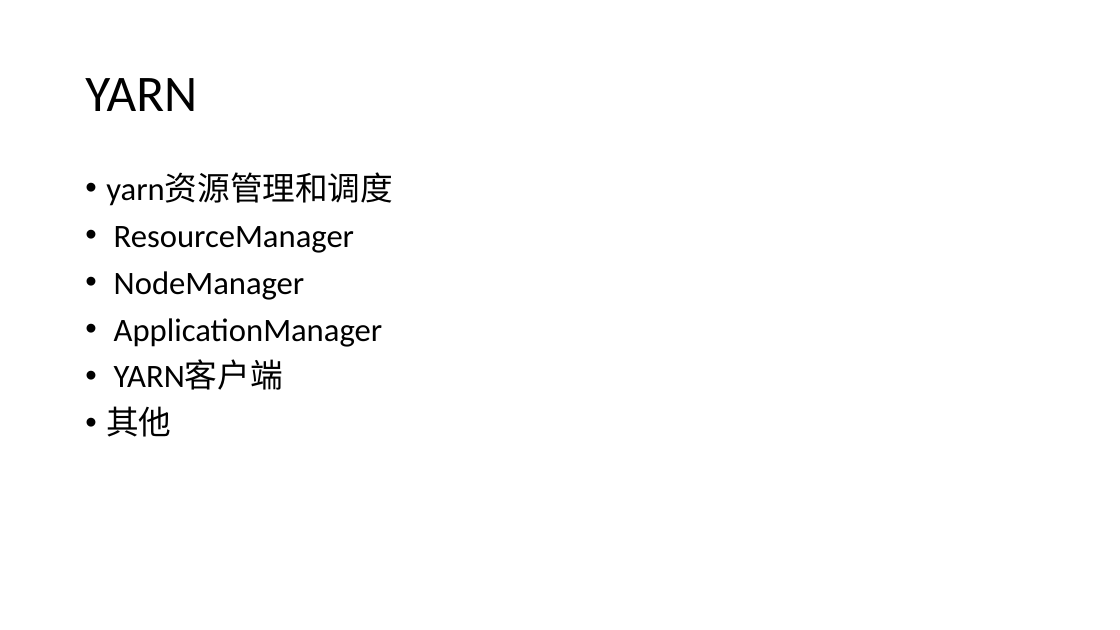
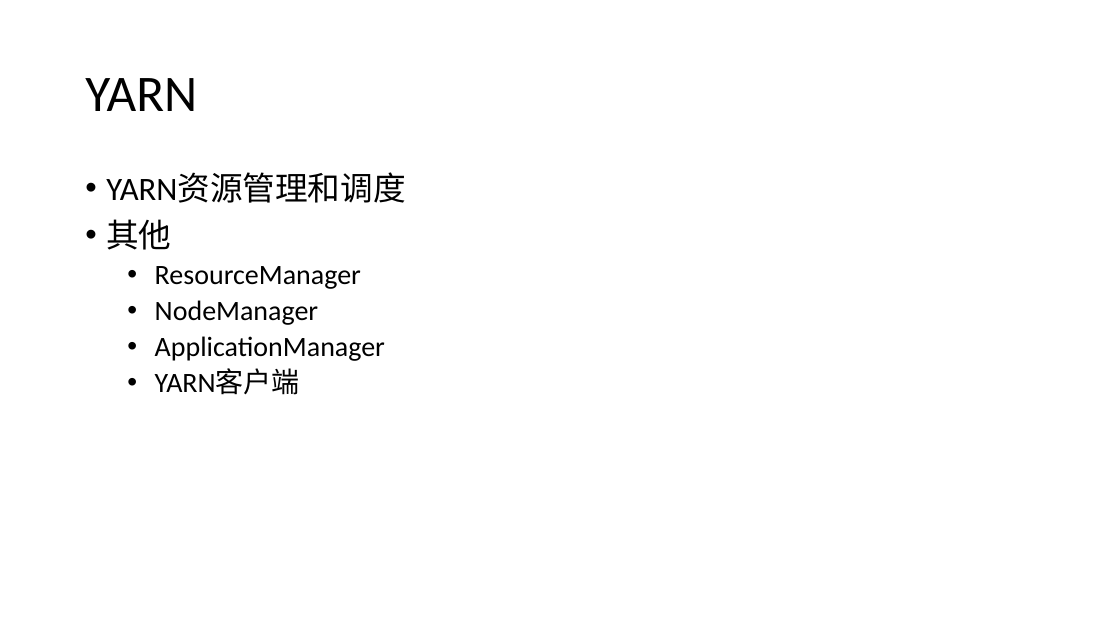
Before and after one commit to loull521/hadoop-yarn-src-read, a slide deck: slide 2 of ppt/Hadoop_2.4.1_YARN_source_code_read.pptx. Drawn at 1120x630 pixels with LibreOffice and Linux fonts; fonts in the diff are those of the drawing. Boxes give left, top, right and bottom in pixels: in the first picture for what was removed or moved away, otherwise in the second. Text is boxed around its words. In the diff, an @@ line names an element or a change of style, - is before the commit and + after.

```diff
--- a/ppt/Hadoop_2.4.1_YARN_source_code_read.pptx
+++ b/ppt/Hadoop_2.4.1_YARN_source_code_read.pptx
@@ text at [106,173,405,250]: text changed @@
-• yarn资源管理和调度
+• YARN资源管理和调度
+• 其他
@@ text at [155,266,385,395]: size 28 to 24 pt in "ResourceManager", "NodeManager", "ApplicationManager", "YARN客户端"; list level 1 to 2 in "ResourceManager"; list level 1 to 2 in "NodeManager"; list level 1 to 2 in "ApplicationManager"; list level 1 to 2 in "YARN客户端" @@
@@ text at [106,406,171,437]: paragraph removed @@
-• 其他
```
Also in this commit, not shown: 16 other slides changed, 4 slides added, 1 slide removed, 5 other files.
